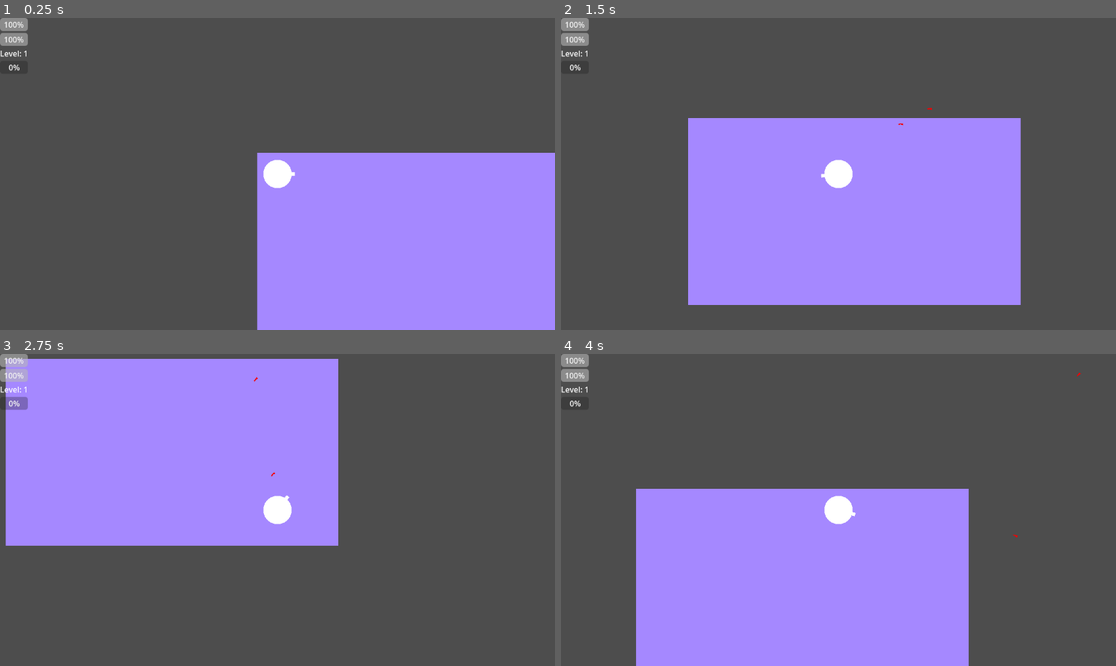
Above: before the commit, frames 1-4 (two rows, left to right).
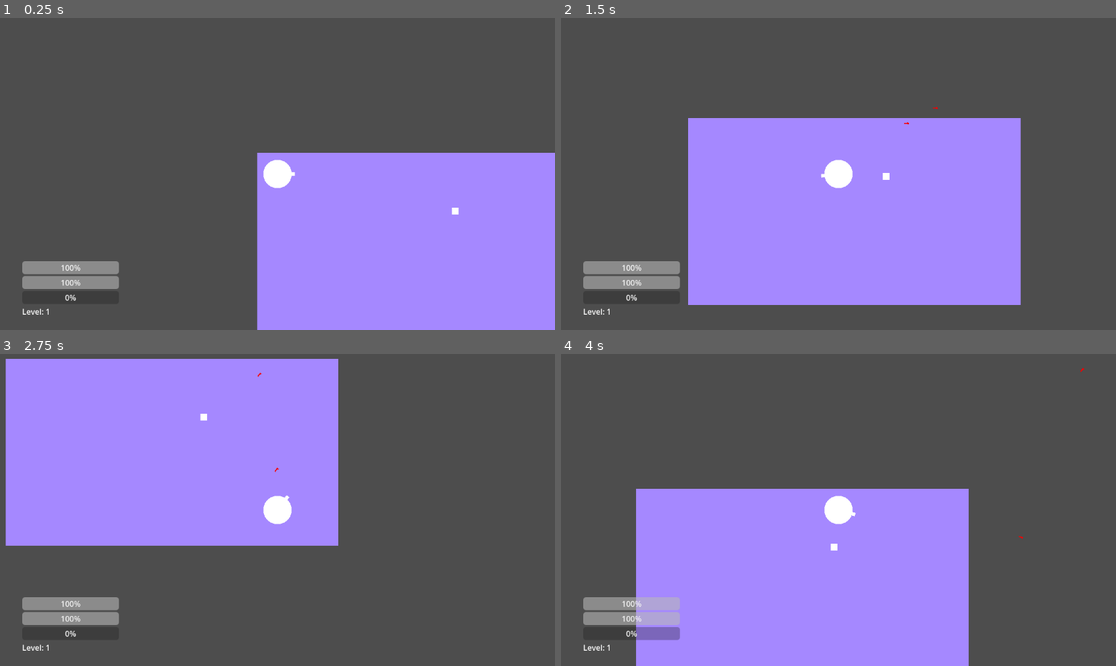
Above: after the commit, the same moments.

Repository: EaganOG/godothordegame
Game: Godot game, scene res://levels/testlevel.tscn
Two runs of this game, one before a commit and one after it. Both use one fixed random seed, a clock stepped at 60 frames per second and the inputs below.
Inputs (mouse positions are in pixels of both pictures, inside the frame that each line leads up to):
- Up to frame 1 (0.25 s): no input
- Up to frame 2 (1.5 s): tap Enter at 0.5 s; move the mouse to (960, 158) at 0.52 s; press the mouse at (960, 158) at 0.53 s; hold D (move_right) 0.53-1.28 s; move the mouse to (727, 189) at 1.27 s; release the mouse at (727, 189) at 1.28 s; hold S (move_down) from 1.28 s (still down); click (727, 189) at 1.35 s
- Up to frame 3 (2.75 s): move the mouse to (333, 441) at 2.02 s; release S (move_down) at 2.03 s; press the mouse at (333, 441) at 2.03 s; hold D (move_right) from 2.03 s (still down)
- Up to frame 4 (4 s): move the mouse to (810, 572) at 2.77 s; release D (move_right) at 2.78 s; release the mouse at (810, 572) at 2.78 s; hold W (move_up) 2.78-3.53 s; click (810, 572) at 2.85 s; move the mouse to (1005, 556) at 3.52 s; press the mouse at (1005, 556) at 3.53 s; hold A (move_left) from 3.53 s (still down)

The runs differ from the first frame. In frame 1, 2.0% of the frame differs, in the area x 0-83%, y 0-96%; in frame 2, 2.1%; in frame 3, 2.2%; in frame 4, 2.4%, in the area x 0-95%, y 0-96%.

Commit message:
added enemies that take and deal damage to player with a cooldown

Diff:
--- /dev/null
+++ b/enemies/enemy.gd
@@ -0,0 +1,24 @@
+extends CharacterBody2D
+class_name Enemy
+
+var health := 100
+var speed := 100
+var target: Node = null  # Usually the player
+
+func _ready():
+	if not target:
+		target = get_tree().get_first_node_in_group("player")  # Make sure your player is in the "player" group
+
+func _physics_process(delta):
+	if target:
+		var direction = (target.global_position - global_position).normalized()
+		velocity = direction * speed
+		move_and_slide()
+
+func take_damage(amount: int):
+	health -= amount
+	if health <= 0:
+		die()
+
+func die():
+	queue_free()
--- /dev/null
+++ b/enemies/test_enemy.tscn
@@ -0,0 +1,21 @@
+[gd_scene load_steps=4 format=3 uid="uid://cruy1p76ybu21"]
+
+[ext_resource type="Script" uid="uid://byk5pn8q0vhcf" path="res://enemies/enemy.gd" id="1_lcl3f"]
+
+[sub_resource type="BoxMesh" id="BoxMesh_lcl3f"]
+
+[sub_resource type="RectangleShape2D" id="RectangleShape2D_lcl3f"]
+
+[node name="TestEnemy" type="CharacterBody2D"]
+scale = Vector2(11.72, 11.72)
+collision_layer = 5
+collision_mask = 5
+script = ExtResource("1_lcl3f")
+
+[node name="MeshInstance2D" type="MeshInstance2D" parent="."]
+scale = Vector2(2, 2)
+mesh = SubResource("BoxMesh_lcl3f")
+
+[node name="CollisionShape2D" type="CollisionShape2D" parent="."]
+scale = Vector2(0.119999, 0.119999)
+shape = SubResource("RectangleShape2D_lcl3f")
--- a/levels/testlevel.tscn
+++ b/levels/testlevel.tscn
@@ -1,7 +1,8 @@
-[gd_scene load_steps=4 format=3 uid="uid://b4e5bpusbwb0i"]
+[gd_scene load_steps=5 format=3 uid="uid://b4e5bpusbwb0i"]
 
 [ext_resource type="PackedScene" uid="uid://df4yy2bi18l24" path="res://player/player.tscn" id="1_4ye72"]
 [ext_resource type="PackedScene" uid="uid://b0dwqenlyx8dd" path="res://player/UI.tscn" id="1_uu6m2"]
+[ext_resource type="PackedScene" uid="uid://cruy1p76ybu21" path="res://enemies/test_enemy.tscn" id="3_hb8io"]
 
 [sub_resource type="RectangleShape2D" id="RectangleShape2D_nh4gy"]
 size = Vector2(1170, 666)
@@ -21,3 +22,6 @@
 
 [node name="playerNode" parent="." instance=ExtResource("1_4ye72")]
 position = Vector2(70, 73)
+
+[node name="TestEnemy" parent="." instance=ExtResource("3_hb8io")]
+position = Vector2(685, 202)
--- a/player/Arrow.tscn
+++ b/player/Arrow.tscn
@@ -8,6 +8,7 @@
 [sub_resource type="RectangleShape2D" id="RectangleShape2D_y68up"]
 
 [node name="Arrow" type="Area2D"]
+collision_layer = 4
 script = ExtResource("1_y55yf")
 
 [node name="MeshInstance2D" type="MeshInstance2D" parent="."]
--- a/player/UI.tscn
+++ b/player/UI.tscn
@@ -6,11 +6,13 @@
 script = ExtResource("1_6clm8")
 
 [node name="MarginContainer" type="MarginContainer" parent="."]
-offset_right = 40.0
-offset_bottom = 40.0
+offset_left = 46.0
+offset_right = 247.0
+offset_bottom = 621.0
 
 [node name="VBoxContainer" type="VBoxContainer" parent="MarginContainer"]
 layout_mode = 2
+alignment = 2
 
 [node name="Health" type="ProgressBar" parent="MarginContainer/VBoxContainer"]
 layout_mode = 2
@@ -18,8 +20,8 @@
 [node name="Stamina" type="ProgressBar" parent="MarginContainer/VBoxContainer"]
 layout_mode = 2
 
+[node name="exp" type="ProgressBar" parent="MarginContainer/VBoxContainer"]
+layout_mode = 2
+
 [node name="Level" type="Label" parent="MarginContainer/VBoxContainer"]
 layout_mode = 2
-
-[node name="exp" type="ProgressBar" parent="MarginContainer/VBoxContainer"]
-layout_mode = 2
--- a/player/arrow.gd
+++ b/player/arrow.gd
@@ -4,9 +4,15 @@
 
 # Called when the node enters the scene tree for the first time.
 func _ready() -> void:
-	pass # Replace with function body.
+	connect("body_entered", self._on_body_entered)
+
 
 
 # Called every frame. 'delta' is the elapsed time since the previous frame.
 func _process(delta):
 	position += direction * speed * delta
+
+func _on_body_entered(body):
+	if body is Enemy:
+		body.take_damage(25)
+		queue_free()  # Destroy the arrow
--- a/player/player.gd
+++ b/player/player.gd
@@ -1,5 +1,6 @@
 extends CharacterBody2D
 var ArrowScene = preload("res://player/Arrow.tscn")
+@onready var hurtbox = $hurtbox
 
 @onready var ui = get_tree().current_scene.get_node("Ui")
 @onready var health = 100
@@ -12,17 +13,28 @@
 const SPEED = 600
 var shoot_cooldown = 0.5
 var shoot_cooldown_timer = 0.0
+var damage_cooldown = 0.5
+var damage_timer = 0.0
+var touching_enemies: Array[Node] = []
 
 var auto_attack = false
 
 @onready var ray = $RayCast2D
+
+
+func _ready():
+	hurtbox.body_entered.connect(_on_HurtBox_body_entered)
+	hurtbox.body_exited.connect(_on_HurtBox_body_exited)
+
 
 func _physics_process(delta: float) -> void:
 	ui.update_ui(self)
 	# Movement
 	var direction = Input.get_vector("move_left", "move_right", "move_up", "move_down")
 	velocity = direction * SPEED
-	move_and_slide()
+	var collision = move_and_collide(velocity * delta)
+	if collision and collision.get_collider() is Enemy:
+		take_damage(10)
 
 	# Get global mouse position
 	var mouse_pos = get_global_mouse_position()
@@ -46,6 +58,11 @@
 	if shoot_cooldown_timer > 0:
 		shoot_cooldown_timer -= delta
 
+	if damage_timer > 0:
+		damage_timer -= delta
+	elif touching_enemies.size() >0:
+		take_damage(10)
+
 	# Auto or manual attack
 	if auto_attack and shoot_cooldown_timer <= 0:
 		shoot()
@@ -54,12 +71,21 @@
 		shoot()
 		shoot_cooldown_timer = shoot_cooldown
 
+func _on_HurtBox_body_entered(body):
+	if body is Enemy and not touching_enemies.has(body):
+		touching_enemies.append(body)
+
+func _on_HurtBox_body_exited(body):
+	if body is Enemy:
+		touching_enemies.erase(body)
+
+
 func shoot():
 	var arrow = ArrowScene.instantiate()
 	get_tree().current_scene.add_child(arrow)
 
 	# Position it at the player
-	arrow.global_position = global_position
+	arrow.global_position = global_position + ray.target_position.normalized() * 20
 
 	# Set direction based on raycast
 	var dir = (ray.target_position).normalized()
@@ -79,3 +105,18 @@
 	level += 1
 	req_exp = int(req_exp * 1.5)  # Scale difficulty
 	ui.update_ui(self)  # Update UI after level change
+
+func take_damage(amount: int):
+	if damage_timer > 0:
+		return  # Still in cooldown
+
+	health -= amount
+	damage_timer = damage_cooldown
+
+	if health <= 0:
+		die()
+
+	ui.update_ui(self)
+
+func die():
+	queue_free()
--- a/player/player.tscn
+++ b/player/player.tscn
@@ -1,20 +1,17 @@
-[gd_scene load_steps=5 format=3 uid="uid://df4yy2bi18l24"]
+[gd_scene load_steps=6 format=3 uid="uid://df4yy2bi18l24"]
 
 [ext_resource type="Script" uid="uid://btio2vuau4twk" path="res://player/player.gd" id="1_4flbx"]
-
-[sub_resource type="BoxMesh" id="BoxMesh_oul6g"]
 
 [sub_resource type="CircleShape2D" id="CircleShape2D_oul6g"]
 
 [sub_resource type="SphereMesh" id="SphereMesh_rkbax"]
 
+[sub_resource type="BoxMesh" id="BoxMesh_oul6g"]
+
+[sub_resource type="RectangleShape2D" id="RectangleShape2D_oul6g"]
+
 [node name="playerNode" type="CharacterBody2D"]
 script = ExtResource("1_4flbx")
-
-[node name="MeshInstance2D2" type="MeshInstance2D" parent="."]
-position = Vector2(0, -30.9993)
-scale = Vector2(12, 58.0013)
-mesh = SubResource("BoxMesh_oul6g")
 
 [node name="CollisionShape2D" type="CollisionShape2D" parent="."]
 scale = Vector2(5, 5)
@@ -25,8 +22,20 @@
 scale = Vector2(98.1111, 98)
 mesh = SubResource("SphereMesh_rkbax")
 
+[node name="MeshInstance2D2" type="MeshInstance2D" parent="MeshInstance2D"]
+position = Vector2(6.07521e-10, -0.316319)
+scale = Vector2(0.12231, 0.59185)
+mesh = SubResource("BoxMesh_oul6g")
+
 [node name="Camera2D" type="Camera2D" parent="."]
 zoom = Vector2(0.6, 0.6)
 
 [node name="RayCast2D" type="RayCast2D" parent="."]
-target_position = Vector2(0, -135)
+scale = Vector2(5.4, 1)
+target_position = Vector2(0, -102)
+
+[node name="hurtbox" type="Area2D" parent="."]
+
+[node name="CollisionShape2D2" type="CollisionShape2D" parent="hurtbox"]
+scale = Vector2(5.04, 5.04)
+shape = SubResource("RectangleShape2D_oul6g")
Not shown, added: enemies/enemy.gd.uid
